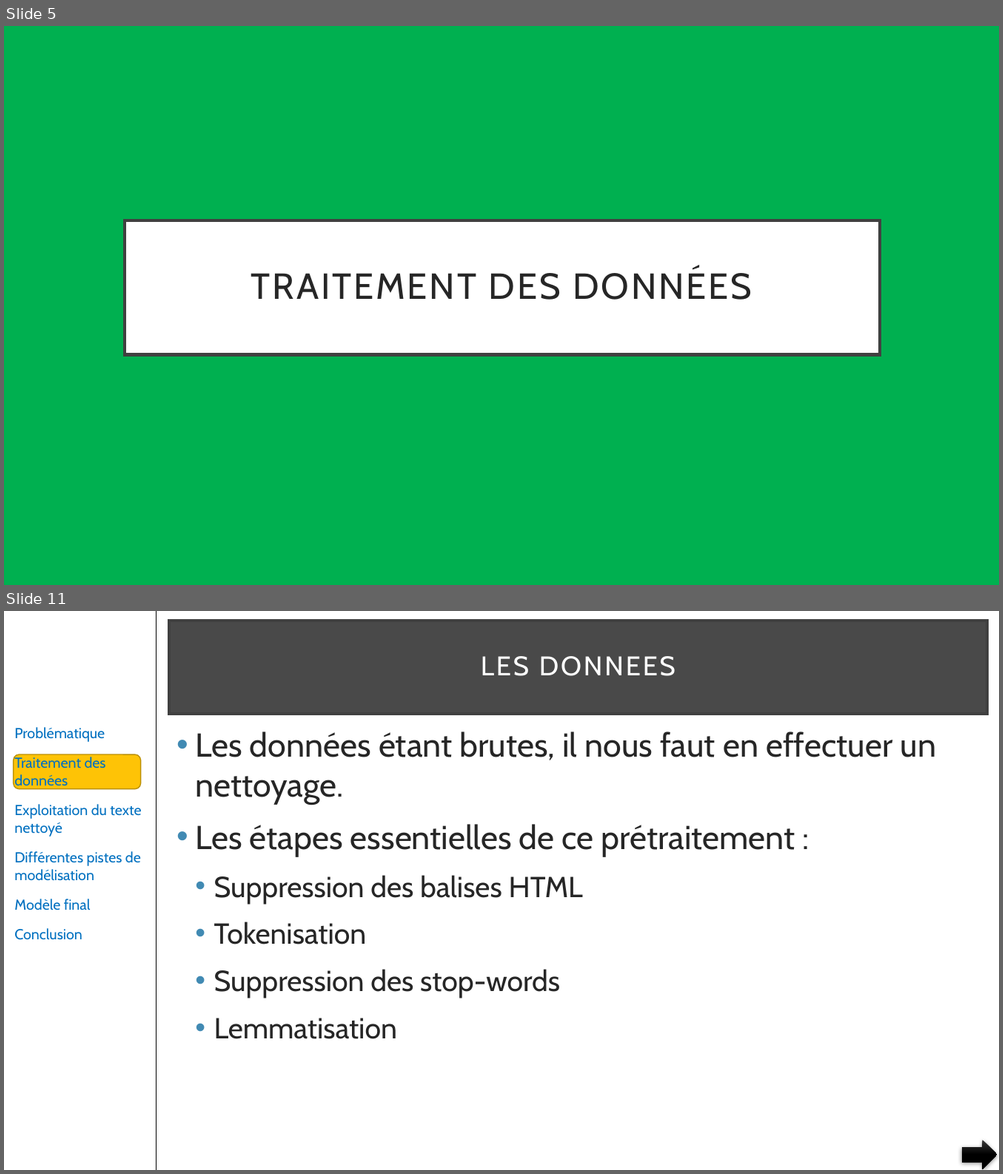
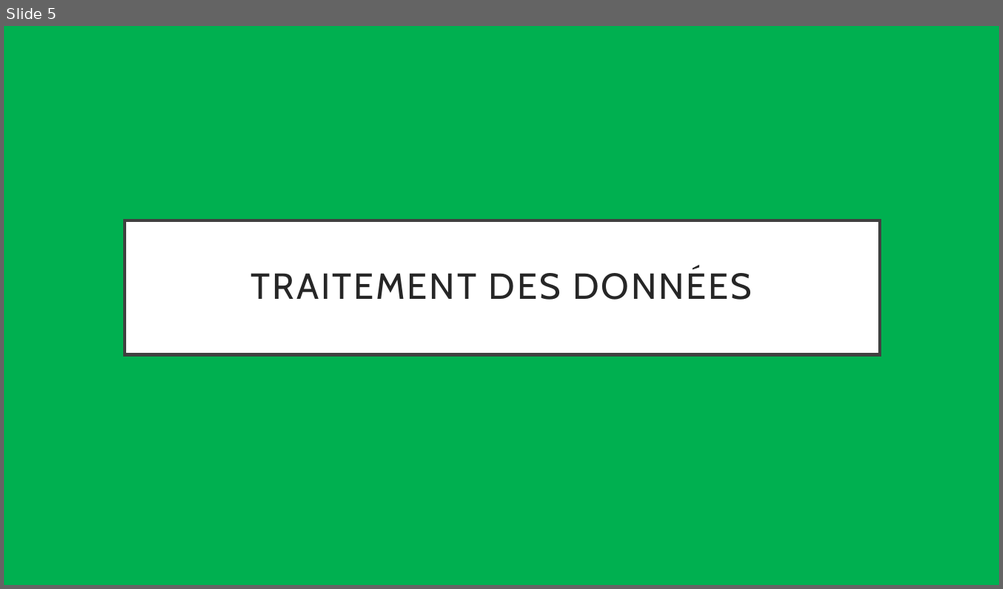
Before and after one commit to pfroide/python, a slide deck: Projet_7/p7.pptx. Shown one above the other, each under a label of ours: slides 5 and 11 before the commit, slide 5 after it; the slides between them are not shown. The pictures are 1003x1174 and 1003x589 pixels, drawn with LibreOffice and Linux fonts; fonts in the diff are those of the drawing. Boxes give left, top, right and bottom in pixels: in the first picture for what was removed or moved away, otherwise in the second. Text is boxed around its words. In the diff, an @@ line names an element or a change of style, - is before the commit and + after.

Commit message:
Première version finalisée

```diff
--- a/Projet_7/p7.pptx
+++ b/Projet_7/p7.pptx
@@ slide 11 removed at (4, 611, 999, 1170), background #FFFFFF @@
@@ line removed from (156, 611) to (156, 1170) @@
@@ title removed at (169, 621, 987, 714) @@
-LES DONNEES
@@ text removed at (14, 727, 141, 940) @@
-Problématique
-Traitement des données
-Exploitation du texte nettoyé
-Différentes pistes de modélisation
-Modèle final
-Conclusion
@@ text removed at (195, 732, 936, 1039) @@
-• Les données étant brutes, il nous faut en effectuer un nettoyage.
-• Les étapes essentielles de ce prétraitement :
-  • Suppression des balises HTML
-  • Tokenisation
-  • Suppression des stop-words
-  • Lemmatisation
@@ rounded rectangle removed at (14, 755, 142, 789) @@
@@ right arrow removed at (962, 1141, 997, 1170) @@
```
Also in this commit, not shown: 5 slides changed, 33 slides added, 29 other slides removed.
